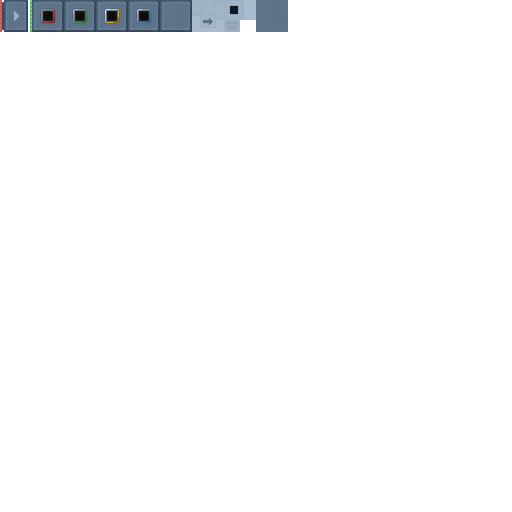
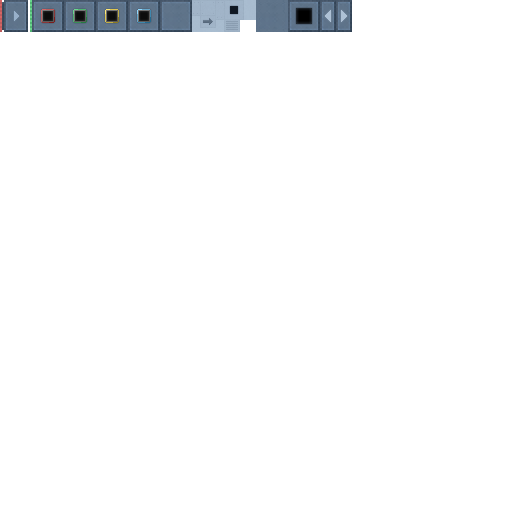
Two versions of the same layered image (512×512). Layer-by-layer changes:
added layer "图层 24" above "矩形 1" over left=325, top=10, right=347, bottom=22
added layer "矩形 1" above "图层 22" over left=288, top=0, right=352, bottom=32